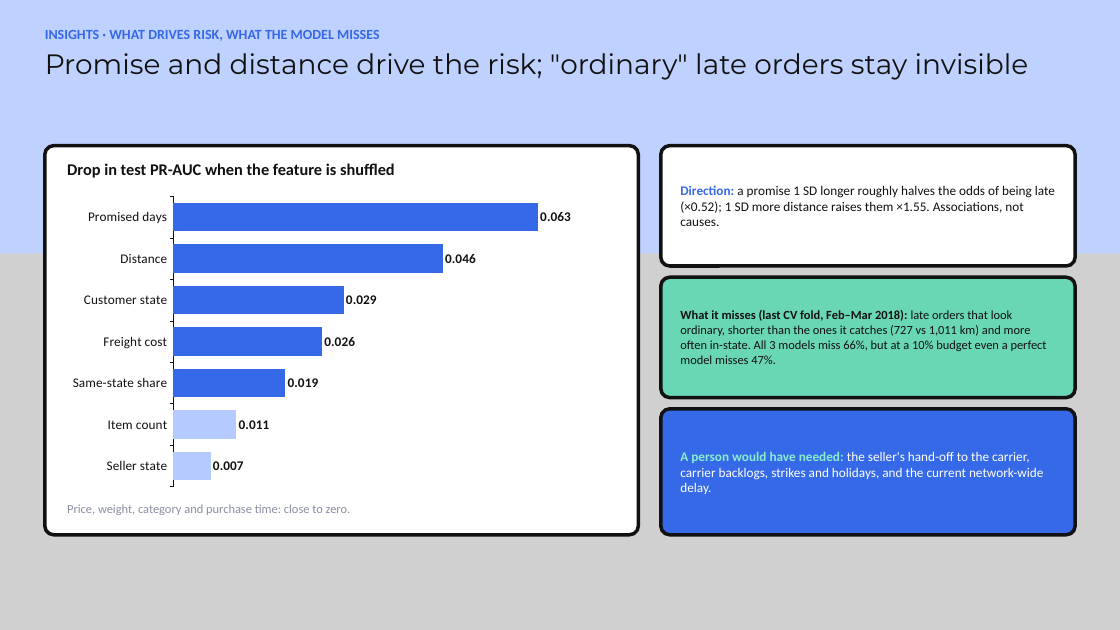
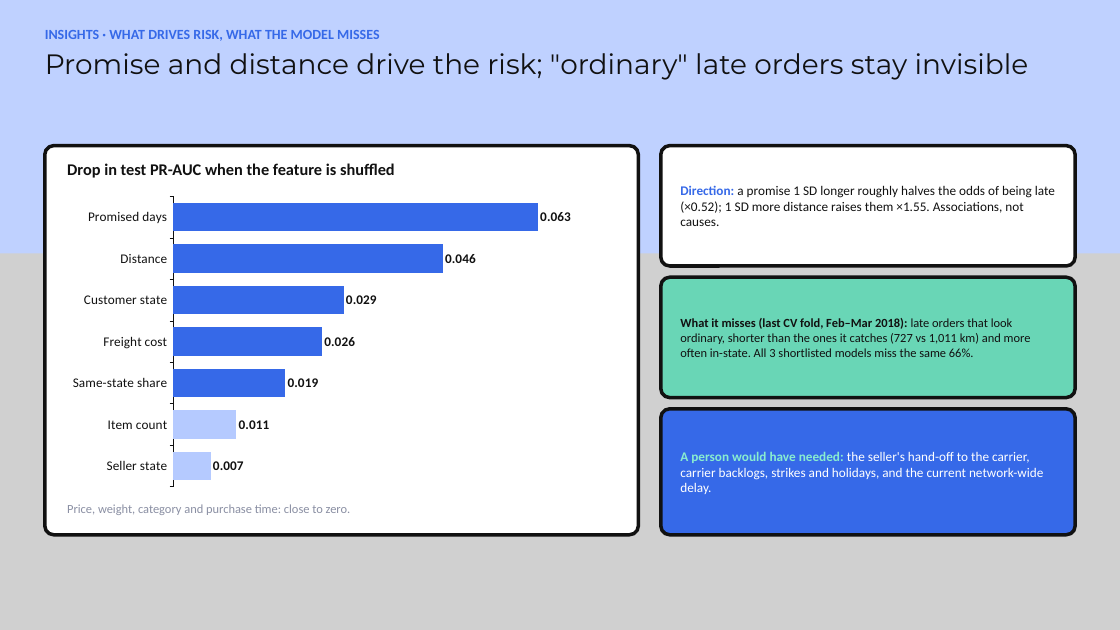
Before and after one commit to JustJay7/olist-late-delivery, a slide deck: slide 11 of slides/olist_late_delivery_presentation.pptx. Drawn at 1120x630 pixels with LibreOffice and Linux fonts; fonts in the diff are those of the drawing; grey boxes stand for pictures. Boxes give left, top, right and bottom in pixels: in the first picture for what was removed or moved away, otherwise in the second. Text is boxed around its words. In the diff, an @@ line names an element or a change of style, - is before the commit and + after.

```diff
--- a/slides/olist_late_delivery_presentation.pptx
+++ b/slides/olist_late_delivery_presentation.pptx
@@ text at box(680, 318, 1031, 357): text changed @@
-What it misses (last CV fold, Feb–Mar 2018): late orders that look ordinary, shorter than the ones it catches (727 vs 1,011 km) and more often in-state. All 3 models miss 66%, but at a 10% budget even a perfect model misses 47%.
+What it misses (last CV fold, Feb–Mar 2018): late orders that look ordinary, shorter than the ones it catches (727 vs 1,011 km) and more often in-state. All 3 shortlisted models miss the same 66%.
```
Also in this commit, not shown: 7 other slides changed.
